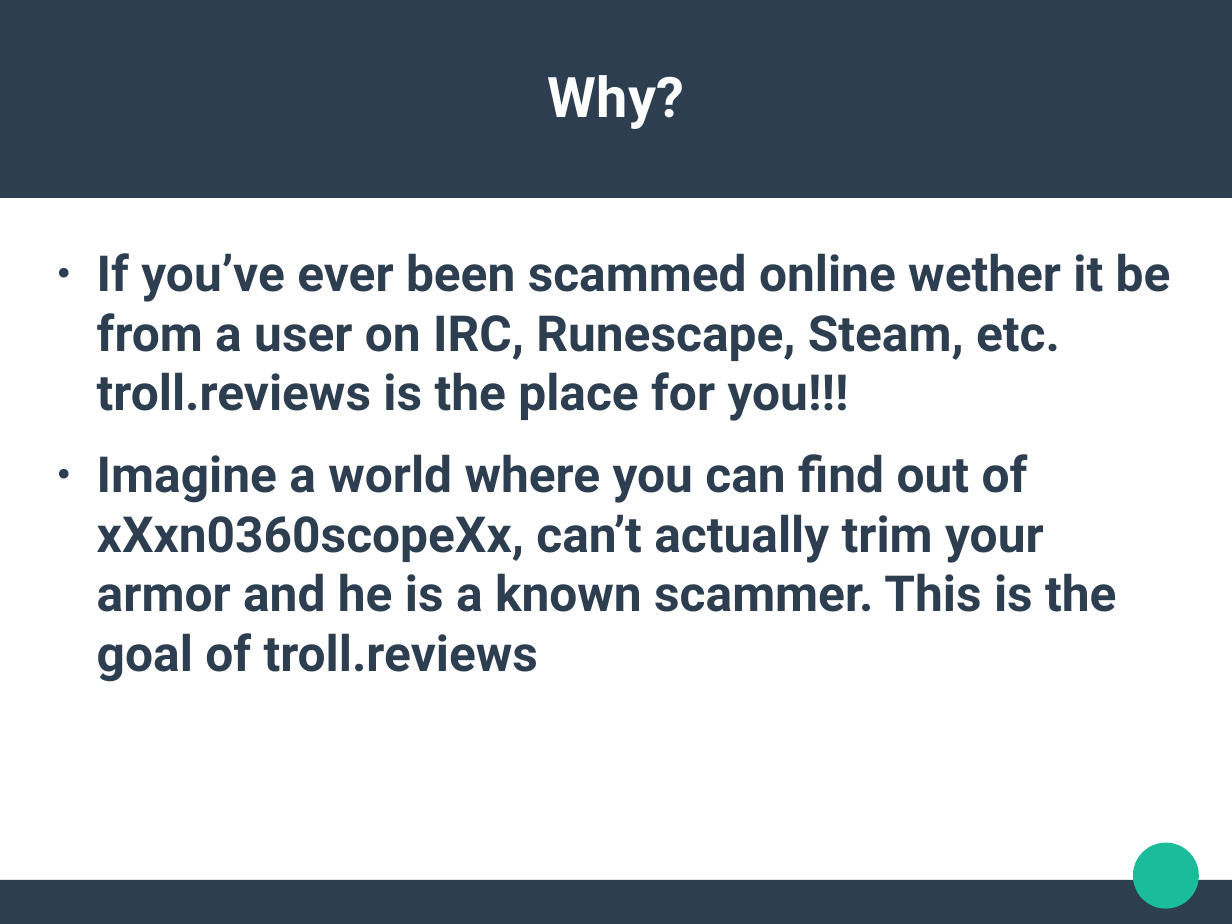
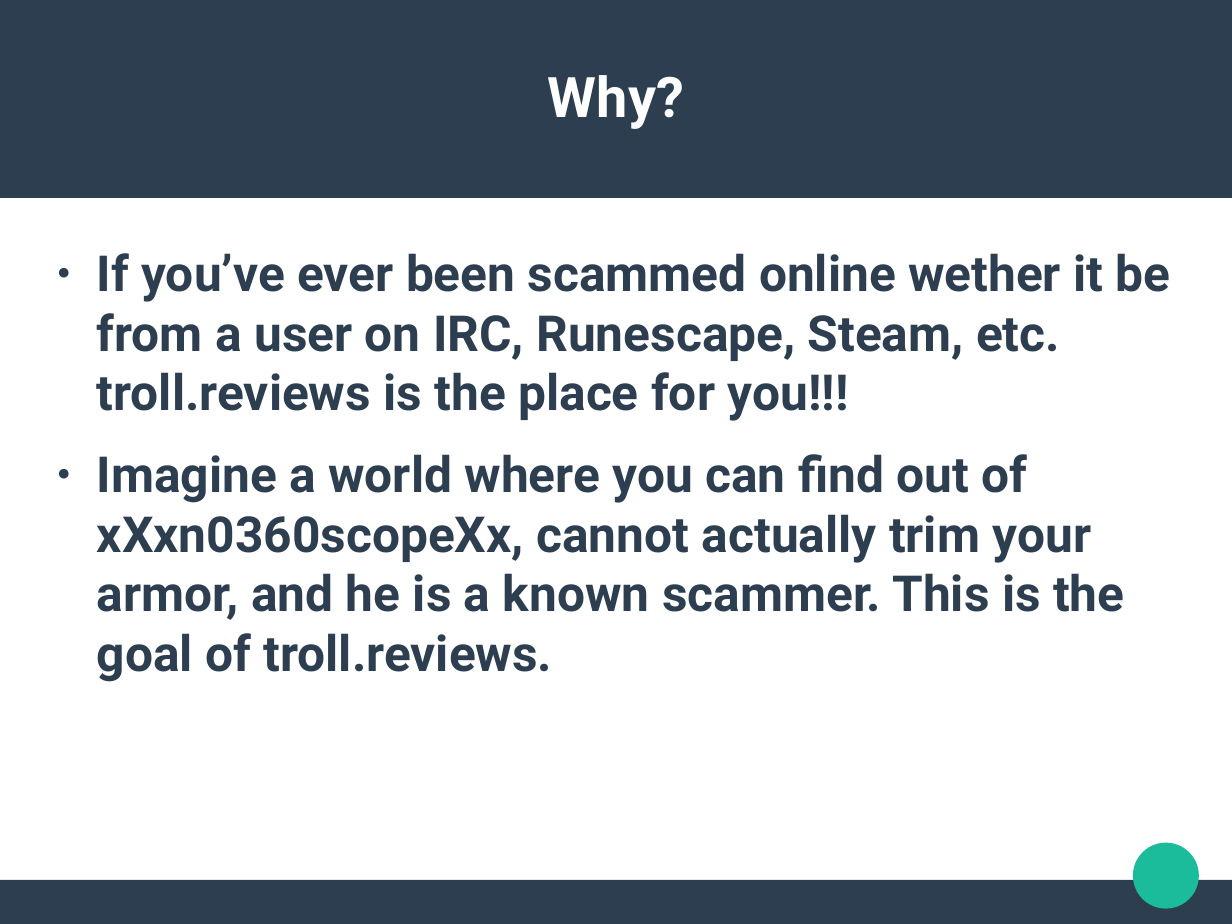
Before and after one commit to dhurley94/cantkeepatrolldown, a slide deck: slide 3 of Project 1 Trollin.pptx. Drawn at 1232x924 pixels with LibreOffice and Linux fonts; fonts in the diff are those of the drawing. Boxes give left, top, right and bottom in pixels: in the first picture for what was removed or moved away, otherwise in the second. Text is boxed around its words. In the diff, an @@ line names an element or a change of style, - is before the commit and + after.

```diff
--- a/Project 1 Trollin.pptx
+++ b/Project 1 Trollin.pptx
@@ text at box(97, 454, 1124, 682): text changed @@
-● Imagine a world where you can find out of xXxn0360scopeXx, can’t actually trim your armor and he is a known scammer. This is the goal of troll.reviews
+● Imagine a world where you can find out of xXxn0360scopeXx, cannot actually trim your armor, and he is a known scammer. This is the goal of troll.reviews.
```
Also in this commit, not shown: 1 other slide changed, 1 slide added, 1 slide removed.
